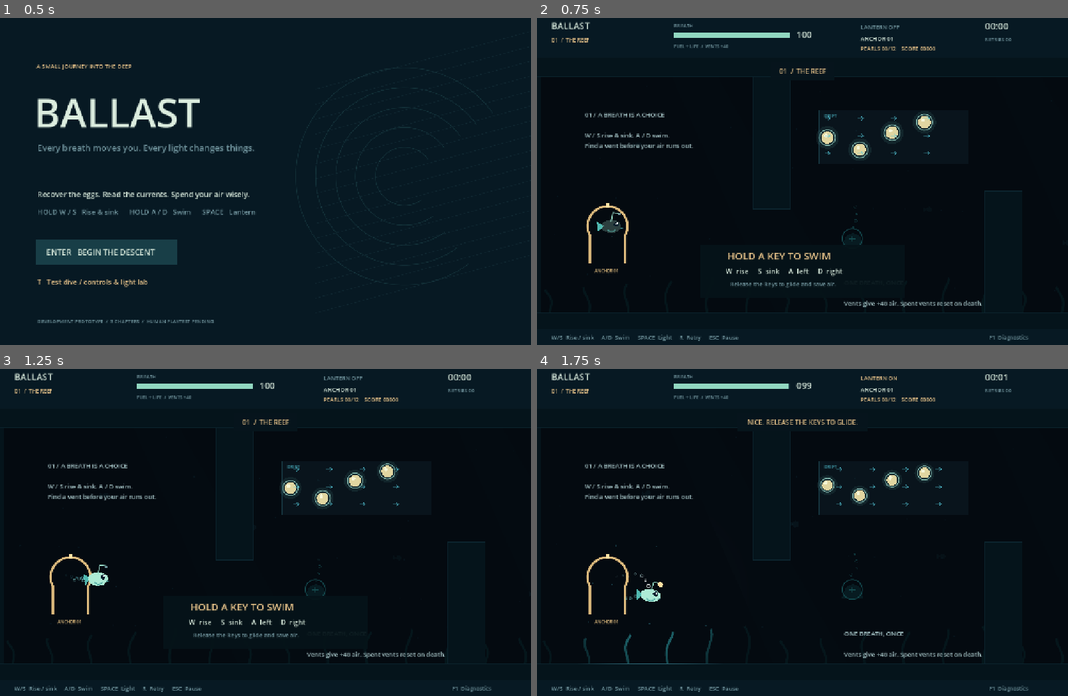
Above: before the commit, frames 1-4 (two rows, left to right).
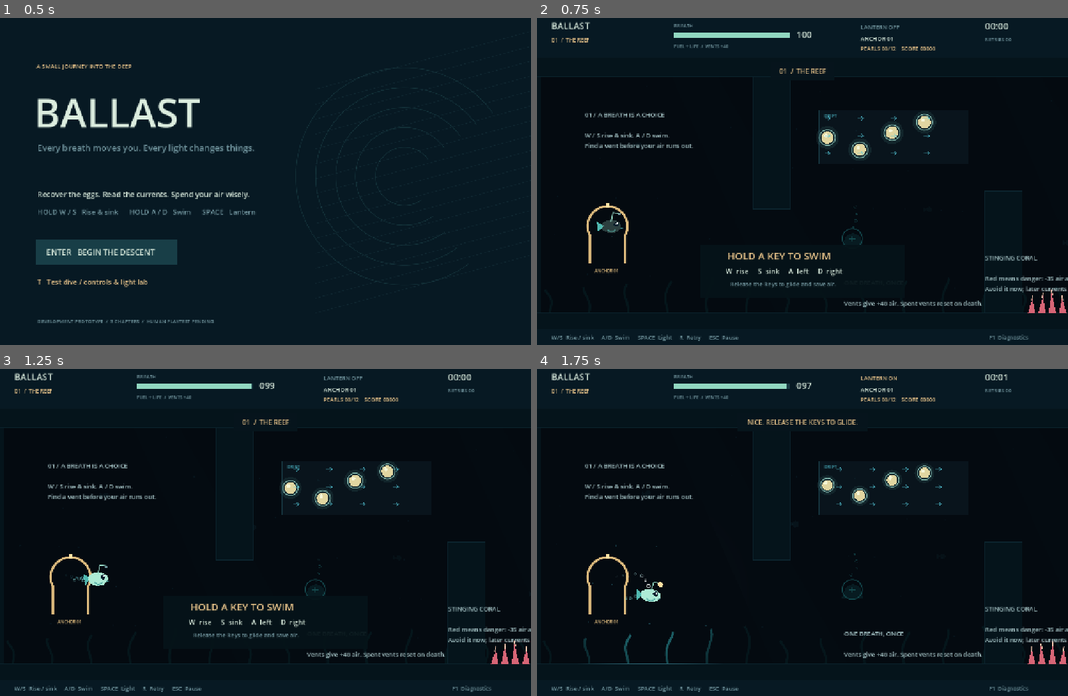
Above: after the commit, the same moments.

Repository: yhan3-ctrl/ballast
Game: Godot game, scene res://scenes/Main.tscn
Same seed, same stepped clock (60 frames per second), same inputs: the game is played once before the commit and once after it.
Inputs:
- Up to frame 1 (0.5 s): no input
- Up to frame 2 (0.75 s): tap Enter (start) at 0.5 s; hold D (right) from 0.53 s (still down); hold Enter (start) from 0.53 s (still down)
- Up to frame 3 (1.25 s): keep holding D (right); keep holding Enter (start)
- Up to frame 4 (1.75 s): release D (right) at 1.28 s; release Enter (start) at 1.28 s; hold S (down) from 1.28 s (still down); tap Space (lantern) at 1.35 s; tap Enter (start) at 1.55 s

Frame 1 is identical in both runs. In frame 2, 0.5% of the frame differs, in the area x 84-100%, y 72-91%; in frame 3, 0.6%, in the area x 47-100%, y 4-91%; in frame 4, 0.6%.

Commit message:
feat: add lethal hazards and rebalance air pressure

Diff:
--- a/project.godot
+++ b/project.godot
@@ -11,7 +11,7 @@
 [application]
 
 config/name="Ballast"
-config/version="0.2.0"
+config/version="0.3.0"
 run/main_scene="res://scenes/Main.tscn"
 config/features=PackedStringArray("4.7", "GL Compatibility")
 config/icon="res://assets/icon.svg"
--- a/scripts/glimmer.gd
+++ b/scripts/glimmer.gd
@@ -56,7 +56,7 @@
 	target = target.clamp(bounds.position + Vector2(20, 20), bounds.end - Vector2(20, 20))
 	position = position.move_toward(target, speed * delta)
 	if not harmless and p.invulnerable_left <= 0 and position.distance_to(p.position) < 34:
-		world.request_respawn("Glimmer contact")
+		p.begin_drowning("Glimmer contact")
 	if harmless and saw_attraction and saw_return:
 		world.complete_observation()
 	queue_redraw()
--- /dev/null
+++ b/scripts/hazard.gd
@@ -0,0 +1,50 @@
+extends Area2D
+
+var world: Node2D
+var bounds := Rect2()
+var clock: float = 0.0
+
+func setup(rect: Rect2, owner_world: Node2D) -> void:
+	bounds = rect
+	position = rect.position
+	world = owner_world
+
+func _ready() -> void:
+	collision_layer = 0
+	collision_mask = 2
+	var collision := CollisionShape2D.new()
+	var shape := RectangleShape2D.new()
+	shape.size = bounds.size
+	collision.position = bounds.size / 2.0
+	collision.shape = shape
+	add_child(collision)
+	body_entered.connect(_touch)
+	var mat := CanvasItemMaterial.new()
+	mat.light_mode = CanvasItemMaterial.LIGHT_MODE_UNSHADED
+	material = mat
+
+func _touch(body: Node) -> void:
+	if body == world.player:
+		var away: Vector2 = (body.global_position - (position + bounds.size / 2.0)).normalized()
+		if away == Vector2.ZERO:
+			away = Vector2.UP
+		body.take_damage(35.0, away * 230.0, "Stinging coral")
+
+func _process(delta: float) -> void:
+	clock += delta
+	queue_redraw()
+
+func _draw() -> void:
+	var count := maxi(1, int(bounds.size.x / 22.0))
+	for i in range(count):
+		var x := (i + 0.5) * bounds.size.x / count
+		var sway := sin(clock * 2.5 + i * 1.7) * 3.0
+		var height := bounds.size.y * (0.65 + (i % 3) * 0.12)
+		var points := PackedVector2Array([
+			Vector2(x - 9, bounds.size.y),
+			Vector2(x + sway, bounds.size.y - height),
+			Vector2(x + 9, bounds.size.y),
+		])
+		draw_colored_polygon(points, Color("d76576"))
+		draw_line(Vector2(x, bounds.size.y - height + 5), Vector2(x + sway, bounds.size.y - height - 7), Color("ffd0b6"), 2.0, true)
+	draw_rect(Rect2(Vector2.ZERO, bounds.size), Color(0.94, 0.24, 0.34, 0.08), false, 2.0)
--- a/scripts/player.gd
+++ b/scripts/player.gd
@@ -3,11 +3,11 @@
 signal drowned
 signal lantern_changed(lit: bool)
 const MAX_AIR: float = 100.0
-const UP_COST: float = 2.2
-const DOWN_COST: float = 1.4
-const SIDE_COST: float = 0.7
-const LAMP_COST: float = 0.7
-const PASSIVE_COST: float = 0.15
+const UP_COST: float = 3.0
+const DOWN_COST: float = 2.2
+const SIDE_COST: float = 1.5
+const LAMP_COST: float = 1.2
+const PASSIVE_COST: float = 0.35
 const THRUST: float = 470.0
 const DRAG: float = 3.5
 var air: float = MAX_AIR
@@ -27,6 +27,7 @@
 var trail_clock: float = 0.0
 var swim_burst: float = 0.0
 var in_current: bool = false
+var death_reason: String = "Air exhausted"
 
 func _ready() -> void:
 	collision_layer = 2
@@ -151,9 +152,24 @@
 	air = minf(MAX_AIR, air + amount)
 	return true
 
-func begin_drowning() -> void:
-	if dying:
-		return
+func take_damage(amount: float, knockback: Vector2, reason: String) -> bool:
+	if dying or invulnerable_left > 0.0:
+		return false
+	air = maxf(0.0, air - amount)
+	velocity += knockback
+	invulnerable_left = 0.9
+	if is_instance_valid(world):
+		world.spawn_burst(global_position, Color("ed7180"), 16)
+		world.play_sound("contact")
+		world.notify("STING  -%d AIR  /  MOVE AWAY" % int(amount))
+	if air <= 0.0:
+		begin_drowning(reason)
+	return true
+
+func begin_drowning(reason: String = "Air exhausted") -> void:
+	if dying:
+		return
+	death_reason = reason
 	dying = true
 	death_left = 1.5
 	lantern_on = false
@@ -172,6 +188,7 @@
 	lantern_on = false
 	death_left = 0.0
 	invulnerable_left = 0.7
+	death_reason = "Air exhausted"
 	if light:
 		light.enabled = false
 	queue_redraw()
--- a/scripts/world.gd
+++ b/scripts/world.gd
@@ -6,6 +6,7 @@
 const Checkpoint = preload("res://scripts/checkpoint.gd")
 const Glimmer = preload("res://scripts/glimmer.gd")
 const Pearl = preload("res://scripts/pearl.gd")
+const Hazard = preload("res://scripts/hazard.gd")
 const HUD = preload("res://scripts/hud.gd")
 @export var test_room: bool = false
 var player
@@ -14,6 +15,7 @@
 var checkpoints: Array = []
 var creatures: Array = []
 var pearls: Array = []
+var hazards: Array = []
 var walls: Array[Rect2] = []
 var signs: Array = []
 var world_layer: Node2D
@@ -155,6 +157,7 @@
 	checkpoints.clear()
 	creatures.clear()
 	pearls.clear()
+	hazards.clear()
 	walls.clear()
 	signs.clear()
 	observation_gate = null
@@ -184,7 +187,7 @@
 	player.reset_at(spawn_point)
 	tutorial_origin = spawn_point
 	tutorial_active = true
-	player.drowned.connect(func(): request_respawn("Air exhausted"))
+	player.drowned.connect(func(): request_respawn(player.death_reason))
 	player.lantern_changed.connect(func(_lit): play_sound("toggle"))
 	checkpoints[0].activated = true
 	camera = Camera2D.new()
@@ -202,6 +205,8 @@
 	add_vent(Vector2(780, 560), 0)
 	add_flow(Rect2(830, 515, 510, 140), Vector2.RIGHT, 330, "DRIFT")
 	add_pearl_line(Vector2(900, 570), Vector2(92, -18), 4, 0)
+	add_hazard(Rect2(1340, 662, 105, 58))
+	add_sign(Vector2(1260, 585), "RED CORAL", "Touching it costs 35 air.\nSwim above it or accept the hit.")
 	add_wall(Rect2(1230, 150, 80, 305))
 	add_checkpoint(Vector2(1470, 520), 1)
 	add_sign(Vector2(1440, 235), "02 / SPEND LIGHT WISELY", "SPACE toggles the lantern.\nLight attracts Glimmers. Dark lets them return.")
@@ -214,7 +219,9 @@
 	add_wall(Rect2(2300, 440, 85, 280))
 	add_flow(Rect2(2390, 210, 440, 135), Vector2.RIGHT, 700, "RIP")
 	add_pearl_line(Vector2(2460, 270), Vector2(82, 0), 4, 1)
+	add_glimmer(Rect2(2470, 175, 300, 300), 1)
 	add_sign(Vector2(2410, 395), "RIP CURRENT", "Purple flow is one way.\nExit sideways; never fight it.")
+	add_sign(Vector2(2450, 525), "DANGER IS REAL", "Red coral costs 35 air.\nA hostile Glimmer ends the attempt on contact.")
 	add_checkpoint(Vector2(2950, 500), 2)
 	add_sign(Vector2(2920, 235), "RETURN WITH WHAT YOU LEARNED", "Reach the eggs to finish this test dive.")
 
@@ -229,9 +236,11 @@
 			add_vent(Vector2(offset + 760, 540), seg)
 			add_flow(Rect2(offset + 680, 230, 360, 130), Vector2.RIGHT, 310 if seg < 2 else 700, "DRIFT" if seg < 2 else "RIP")
 			add_pearl_line(Vector2(offset + 700, 290), Vector2(78, 0), 4, seg)
+			add_hazard(Rect2(offset + 1180, 665, 150, 55))
 			if seg == 0:
 				add_sign(Vector2(115, 230), "01 / A BREATH IS A CHOICE", "W / S rise & sink. A / D swim.\nFind a vent before your air runs out.")
 				add_sign(Vector2(740, 635), "ONE BREATH, ONCE", "Vents give +40 air. Spent vents reset on death.")
+				add_sign(Vector2(1080, 575), "STINGING CORAL", "Red means danger: -35 air and knockback.\nAvoid it now; later currents push you toward it.")
 			elif seg == 1:
 				add_sign(Vector2(offset + 100, 230), "02 / BORROW THE CURRENT", "Blue arrows stay visible in darkness.\nFlow carries you while you save your breath.")
 				add_flow(Rect2(offset + 1175, 170, 230, 185), Vector2.LEFT, 300, "PUSH")
@@ -249,6 +258,7 @@
 			add_vent(Vector2(offset + 1270, 550), seg)
 			add_pearl_line(Vector2(offset + 420, 560), Vector2(105, 0), 5, seg)
 			add_pearl_line(Vector2(offset + 690, 255), Vector2(110, 0), 4, seg)
+			add_hazard(Rect2(offset + 1210, 665, 160, 55))
 			if level_index == 1:
 				add_glimmer(Rect2(offset + 670, 480, 450, 210), seg)
 				add_sign(Vector2(offset + 80, 230), "%02d / CHOOSE YOUR COST" % (seg + 1), "High route: spend air climbing.\nLow route: borrow the flow, travel dark near Glimmers.")
@@ -326,6 +336,12 @@
 func add_pearl_line(start: Vector2, step: Vector2, count: int, seg: int) -> void:
 	for i in range(count):
 		add_pearl(start + step * i + Vector2(0, sin(i * 1.7) * 30), seg)
+
+func add_hazard(rect: Rect2) -> void:
+	var hazard = Hazard.new()
+	hazard.setup(rect, self)
+	world_layer.add_child(hazard)
+	hazards.append(hazard)
 
 func collect_pearl(pearl: Node) -> void:
 	if not pearl in pearls:
--- a/tests/test_runner.gd
+++ b/tests/test_runner.gd
@@ -24,9 +24,9 @@
 func run_all() -> void:
 	var player = Player.new()
 	root.add_child(player)
-	check(near(player.calculate_drain(Vector2.ZERO, false, false, false), 0.15), "passive drain")
-	check(near(player.calculate_drain(Vector2.ZERO, true, true, false), 3.75), "W+S has zero directional input but charges both vertical costs")
-	check(near(player.calculate_drain(Vector2.RIGHT, false, false, true), 1.55), "opposing current doubles thrust cost only")
+	check(near(player.calculate_drain(Vector2.ZERO, false, false, false), 0.35), "passive drain")
+	check(near(player.calculate_drain(Vector2.ZERO, true, true, false), 5.55), "W+S has zero directional input but charges both vertical costs")
+	check(near(player.calculate_drain(Vector2.RIGHT, false, false, true), 3.35), "opposing current doubles thrust cost only")
 
 	var vent = Vent.new()
 	root.add_child(vent)
@@ -110,6 +110,23 @@
 	check(world.get_tree().paused, "pause stops the scene tree")
 	check(near(world.elapsed, time_before_pause), "pause freezes the run timer")
 	world.set_paused(false)
+	check(world.hazards.size() >= 1, "test room contains visible stinging coral")
+	world.player.reset_at(world.spawn_point)
+	world.player.invulnerable_left = 0.0
+	world.hazards[0]._touch(world.player)
+	check(near(world.player.air, 65.0), "coral contact removes 35 air")
+	world.player.air = 30.0
+	world.player.invulnerable_left = 0.0
+	world.hazards[0]._touch(world.player)
+	check(world.player.dying, "lethal coral damage starts the drowning state")
+	check(world.player.death_reason == "Stinging coral", "hazard death records a clear cause")
+	world.player.reset_at(world.spawn_point)
+	var hostile_glimmer = world.creatures.filter(func(c): return not c.harmless)[0]
+	world.player.invulnerable_left = 0.0
+	hostile_glimmer.position = world.player.position
+	hostile_glimmer._physics_process(0.01)
+	check(world.player.dying, "hostile Glimmer contact starts the drowning state")
+	check(world.player.death_reason == "Glimmer contact", "Glimmer death records a clear cause")
 	check(ResourceLoader.exists("res://assets/audio/music.wav"), "original music asset is present")
 	check(ResourceLoader.exists("res://assets/audio/pearl.wav"), "pearl event sound is present")
 	print("RESULT: %d checks, %d failures" % [checks, failures])
Not shown, changed: export_presets.cfg
Not shown, changed: GDD.md
Not shown, changed: PLAYTEST.md
Not shown, changed: README.md
